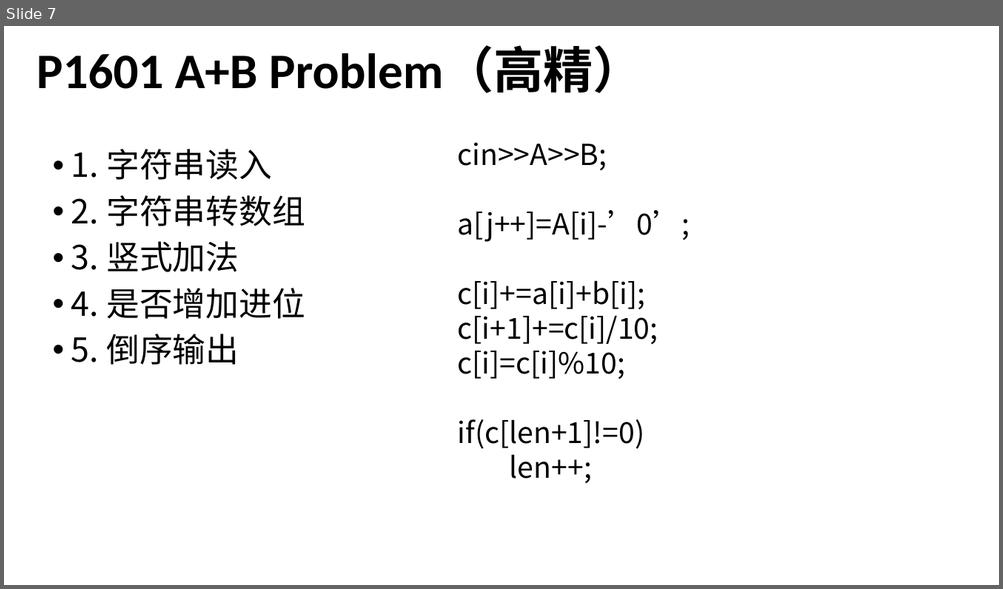
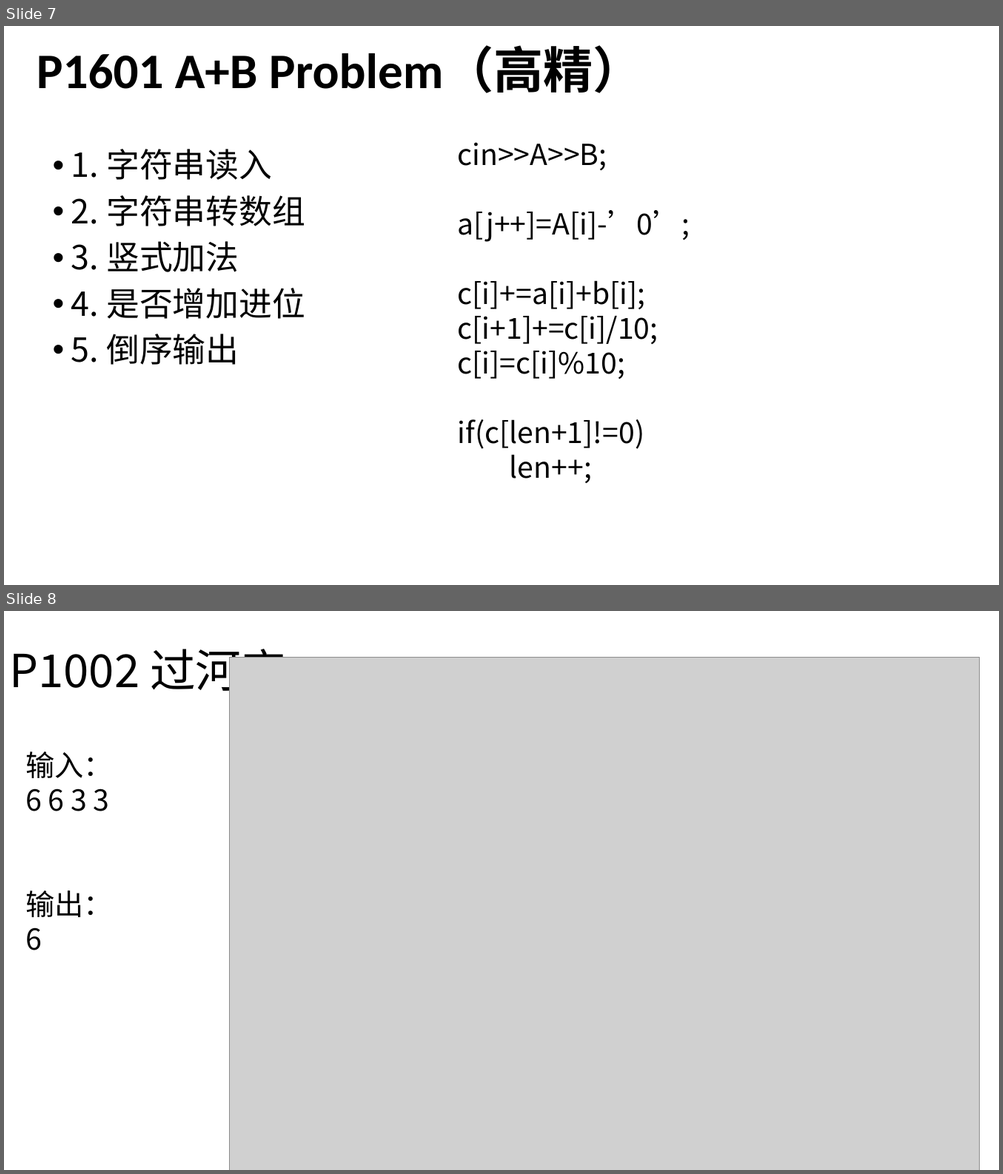
Before and after one commit to Adnios/Class, a slide deck: C++资料包/递推与递归.pptx. Shown one above the other, each under a label of ours: slide 7 before the commit, slides 7 and 8 after it. The pictures are 1003x589 and 1003x1174 pixels, drawn with LibreOffice and Linux fonts; fonts in the diff are those of the drawing; grey boxes stand for pictures. Boxes give left, top, right and bottom in pixels: in the first picture for what was removed or moved away, otherwise in the second. Text is boxed around its words. In the diff, an @@ line names an element or a change of style, - is before the commit and + after.

```diff
--- a/C++资料包/递推与递归.pptx
+++ b/C++资料包/递推与递归.pptx
@@ slide 8 added at (x1=4, y1=611, x2=999, y2=1170), background #FFFFFF @@
@@ title added at (x1=10, y1=649, x2=287, y2=699), 44 pt, text #000000 @@
+P1002 过河卒
@@ picture added at (x1=229, y1=658, x2=979, y2=1170) @@
@@ text added at (x1=25, y1=752, x2=112, y2=951), 28 pt, text #000000 @@
+输入：
+6 6 3 3
+输出：
+6
```
Also in this commit, not shown: 1 slide changed, 3 other slides added, 5 other files.
